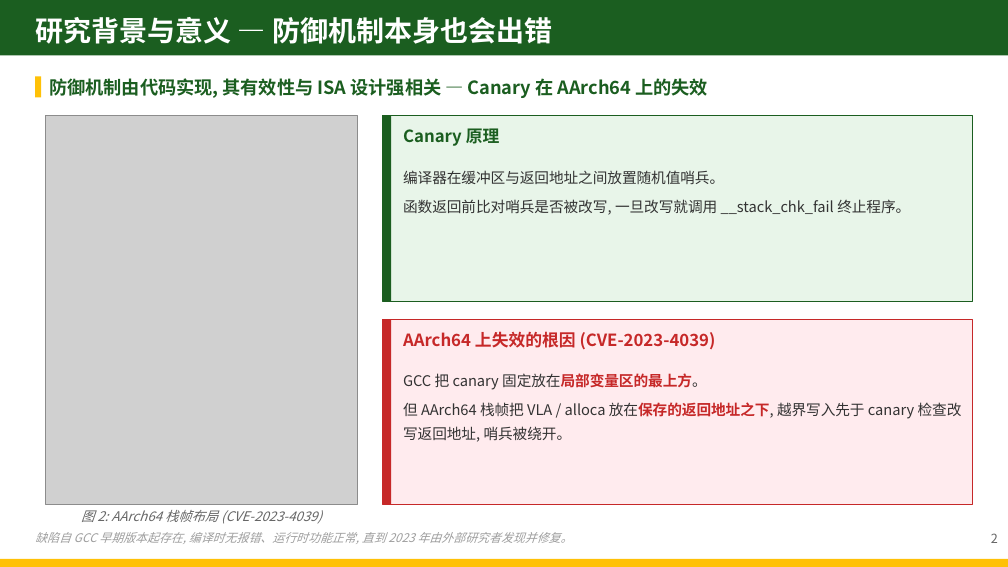
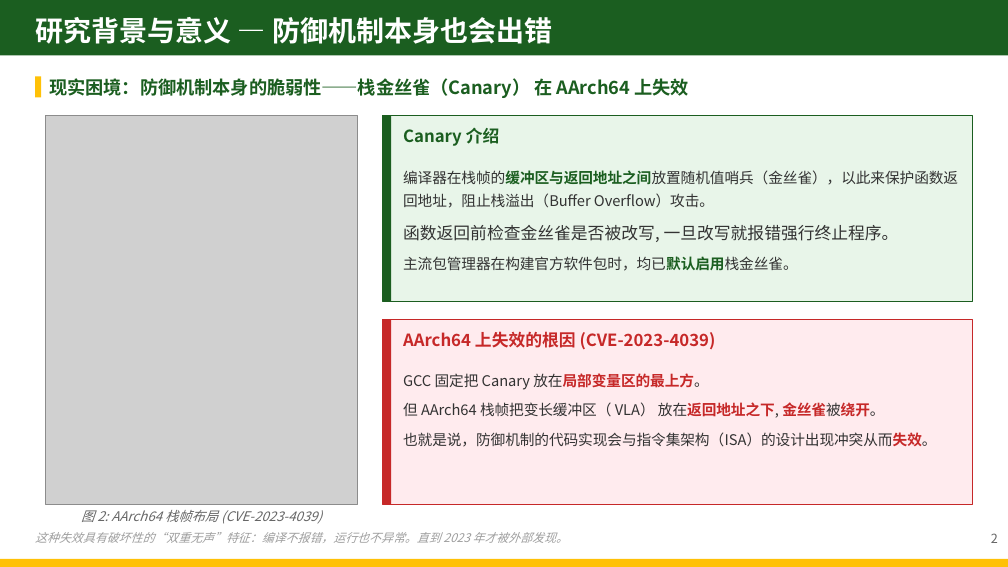
Before and after one commit to zjy-dev/de-fuzz, a slide deck: slide 5 of docs/presentations/pptx-workspace/开题答辩-DeFuzz.pptx (slide 3 before the commit). Drawn at 1008x567 pixels with LibreOffice and Linux fonts; fonts in the diff are those of the drawing; grey boxes stand for pictures. Boxes give left, top, right and bottom in pixels: in the first picture for what was removed or moved away, otherwise in the second. Text is boxed around its words. In the diff, an @@ line names an element or a change of style, - is before the commit and + after.

```diff
--- a/docs/presentations/pptx-workspace/开题答辩-DeFuzz.pptx
+++ b/docs/presentations/pptx-workspace/开题答辩-DeFuzz.pptx
@@ text at (49, 78, 689, 98): text changed @@
-防御机制由代码实现, 其有效性与 ISA 设计强相关 — Canary 在 AArch64 上的失效
+现实困境：防御机制本身的脆弱性——栈金丝雀（Canary） 在 AArch64 上失效
@@ text at (403, 128, 500, 146): text changed @@
-Canary 原理
+Canary 介绍
@@ text at (403, 170, 958, 271): text changed @@
-编译器在缓冲区与返回地址之间放置随机值哨兵。
-函数返回前比对哨兵是否被改写, 一旦改写就调用 __stack_chk_fail 终止程序。
+编译器在栈帧的缓冲区与返回地址之间放置随机值哨兵（金丝雀），以此来保护函数返回地址，阻止栈溢出（Buffer Overflow）攻击。
+函数返回前检查金丝雀是否被改写, 一旦改写就报错强行终止程序。
+主流包管理器在构建官方软件包时，均已默认启用栈金丝雀。
@@ text at (403, 373, 937, 447): text changed @@
-GCC 把 canary 固定放在局部变量区的最上方。
-但 AArch64 栈帧把 VLA / alloca 放在保存的返回地址之下, 越界写入先于 canary 检查改写返回地址, 哨兵被绕开。
+GCC 固定把 Canary 放在局部变量区的最上方。
+但 AArch64 栈帧把变长缓冲区（ VLA） 放在返回地址之下, 金丝雀被绕开。
+也就是说，防御机制的代码实现会与指令集架构（ISA）的设计出现冲突从而失效。
@@ text at (35, 532, 568, 543): text changed @@
-缺陷自 GCC 早期版本起存在, 编译时无报错、运行时功能正常, 直到 2023 年由外部研究者发现并修复。
+这种失效具有破坏性的“双重无声”特征：编译不报错，运行也不异常。直到 2023 年才被外部发现。
```
Also in this commit, not shown: 14 other slides changed, 5 slides added, 2 slides removed, 15 other files.
